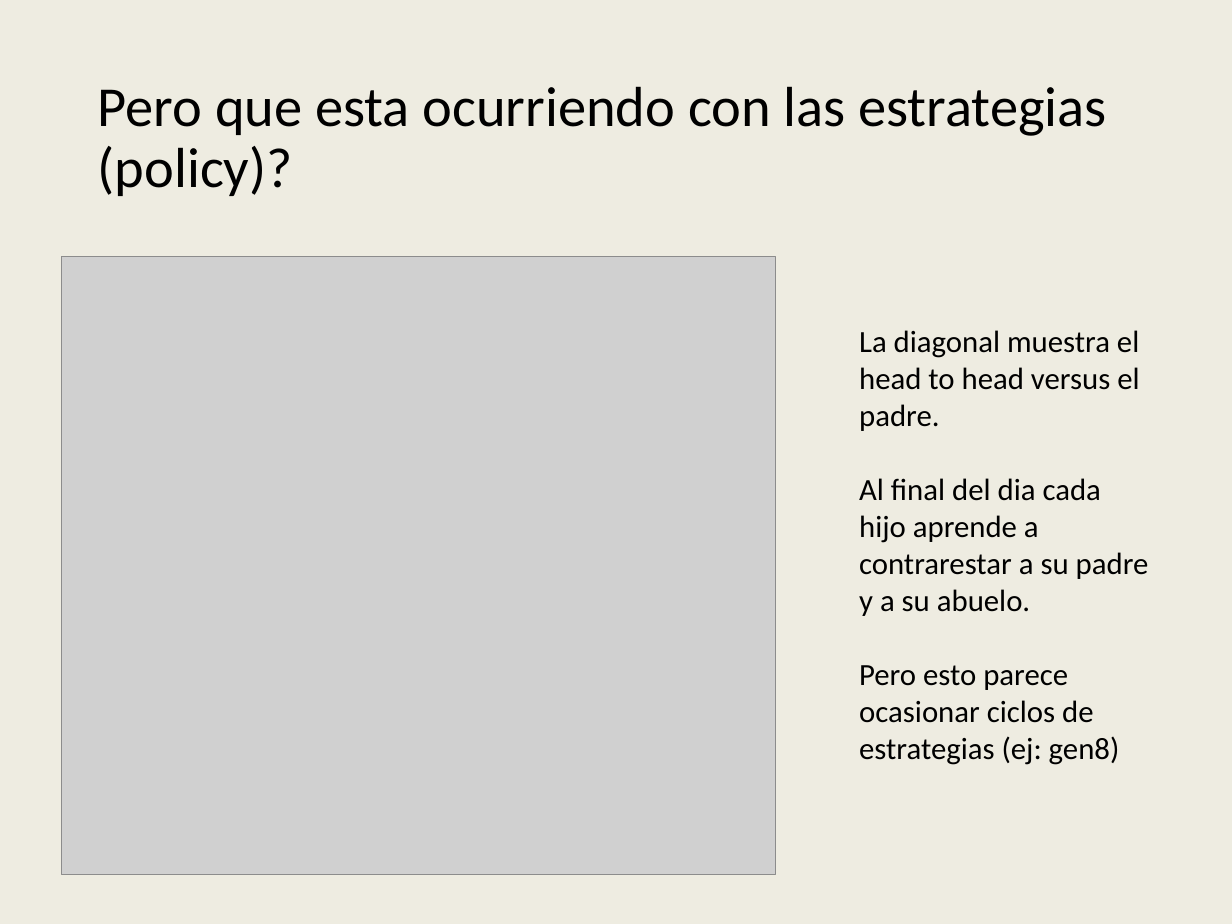
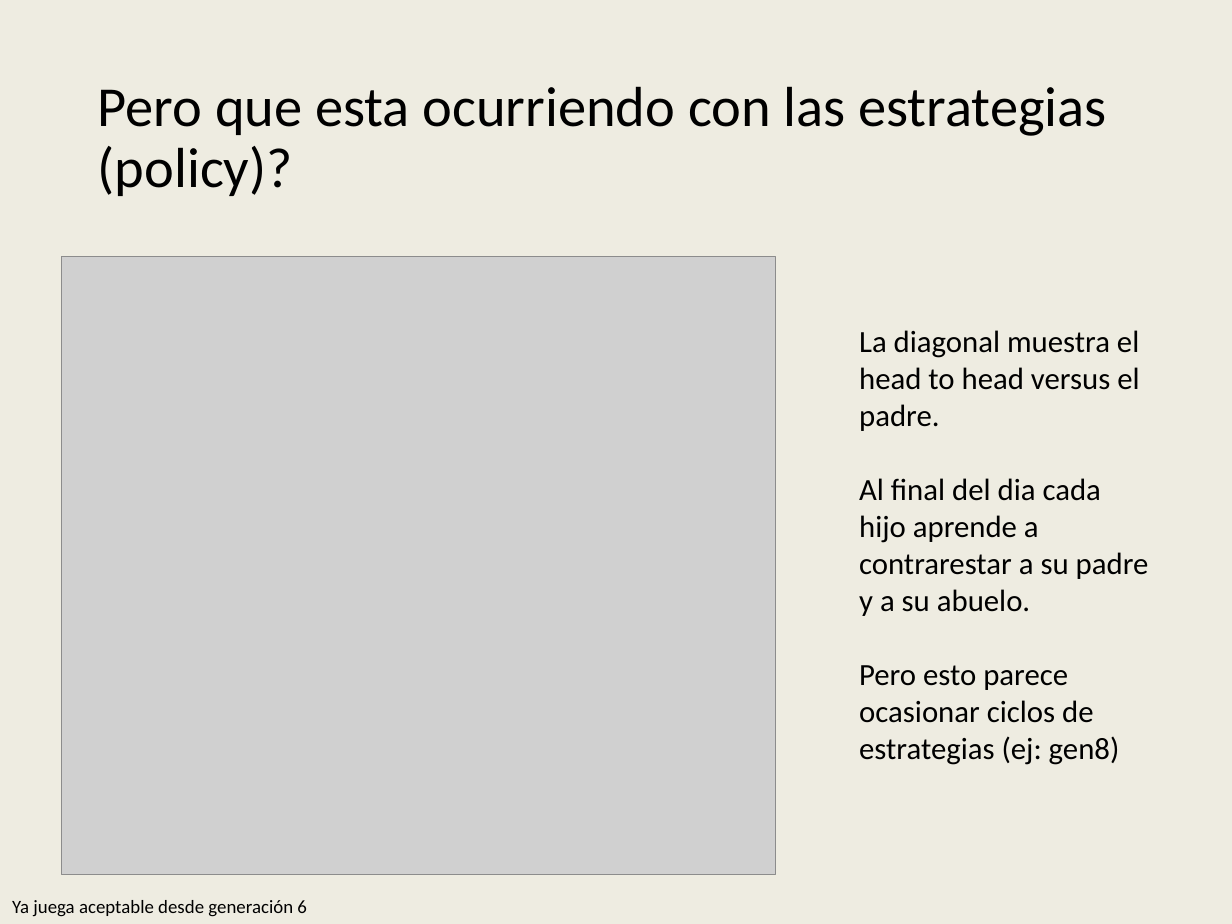
Before and after one commit to AbrojoROU/Truco_DQN, a slide deck: slide 14 of Proyecto IA Digital House v4.pptx. Drawn at 1232x924 pixels with LibreOffice and Linux fonts; fonts in the diff are those of the drawing; grey boxes stand for pictures; background and template pictures are left out. Boxes give left, top, right and bottom in pixels: in the first picture for what was removed or moved away, otherwise in the second. Text is boxed around its words. In the diff, an @@ line names an element or a change of style, - is before the commit and + after.

```diff
--- a/Proyecto IA Digital House v4.pptx
+++ b/Proyecto IA Digital House v4.pptx
@@ text added at <box>12,900,307,917</box>, 11 pt, text #000000 @@
+Ya juega aceptable desde generación 6
```
Also in this commit, not shown: 4 other slides changed, 1 slide added, 2 slides removed.
